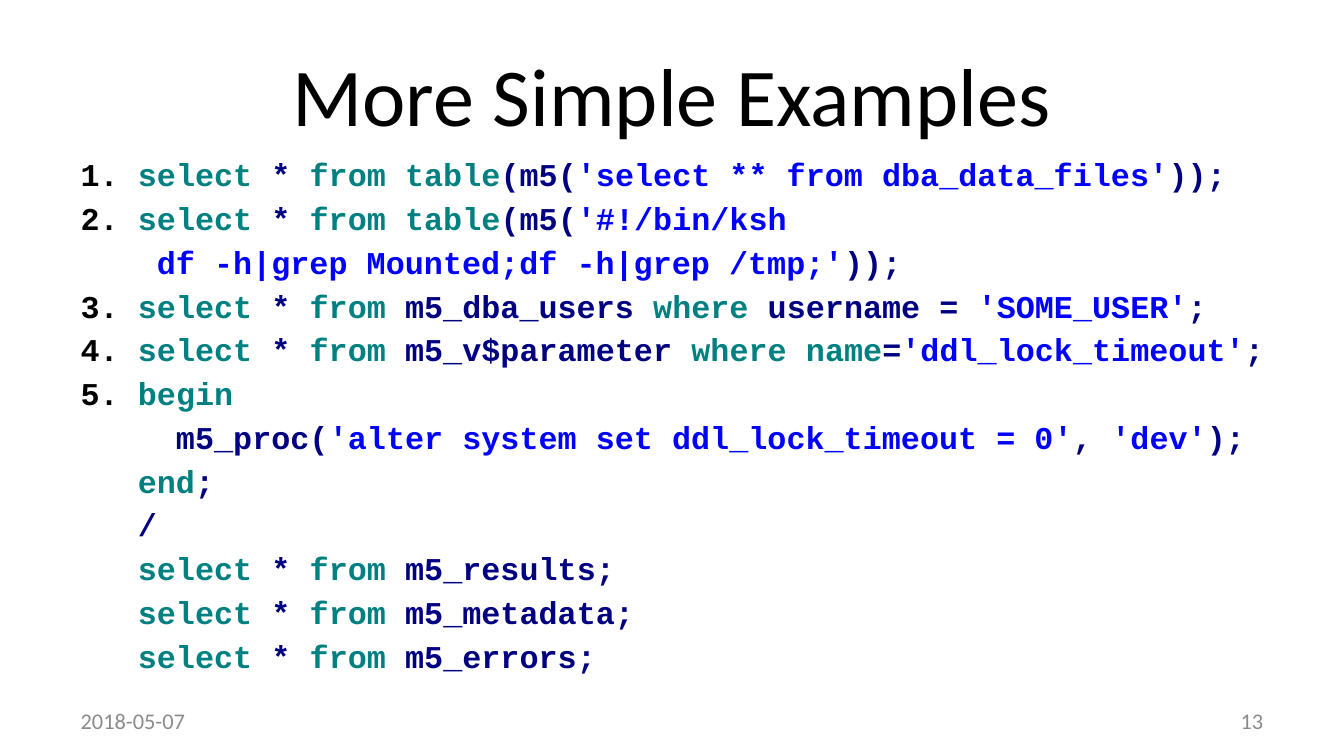
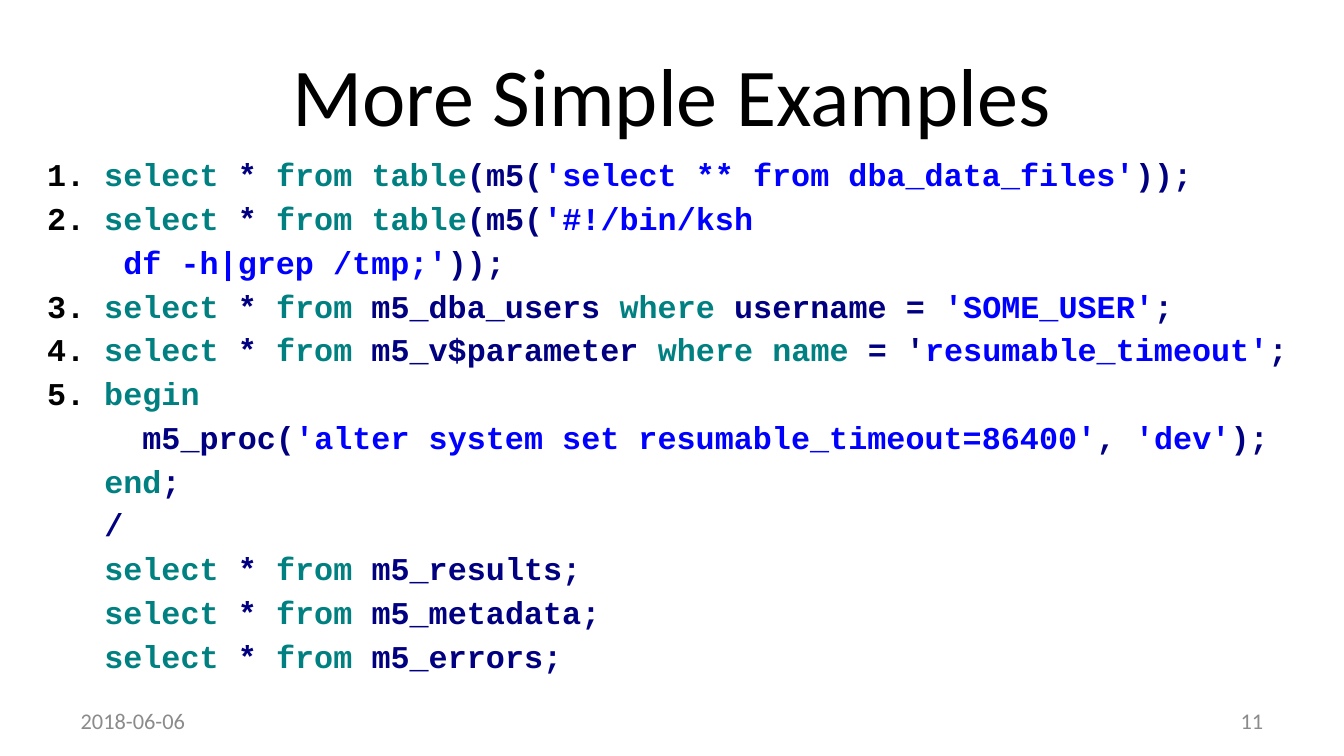
Before and after one commit to method5/method5.github.io, a slide deck: slide 11 of presentations/Method5.pptx (slide 13 before the commit). Drawn at 1344x756 pixels with LibreOffice and Linux fonts; fonts in the diff are those of the drawing; background and template pictures are left out. Boxes give left, top, right and bottom in pixels: in the first picture for what was removed or moved away, otherwise in the second. Text is boxed around its words. In the diff, an @@ line names an element or a change of style, - is before the commit and + after.

```diff
--- a/presentations/Method5.pptx
+++ b/presentations/Method5.pptx
@@ text "1. select * from table(m5('select ...": place and size @@
-text "1. select * from table(m5('select ..." at (81, 164, 1264, 674)
+text "1. select * from table(m5('select ..." at (47, 164, 1288, 674)
@@ text at (47, 207, 754, 281): text changed @@
-2. select * from table(m5('#!/bin/ksh
-df -h|grep Mounted;df -h|grep /tmp;'));
+2. select * from table(m5('#!/bin/ksh
+df -h|grep /tmp;'));
@@ text at (47, 339, 1288, 368): text changed @@
-4. select * from m5_v$parameter where name='ddl_lock_timeout';
+4. select * from m5_v$parameter where name = 'resumable_timeout';
@@ text at (142, 426, 1269, 456): text changed @@
-m5_proc('alter system set ddl_lock_timeout = 0', 'dev');
+m5_proc('alter system set resumable_timeout=86400', 'dev');
@@ text at (81, 714, 185, 729): text changed @@
-2018-05-07
+2018-06-06
@@ page number at (1241, 714, 1264, 729): text changed @@
-13
+11
```
Also in this commit, not shown: 23 other slides changed, 1 slide added, 1 slide removed.
